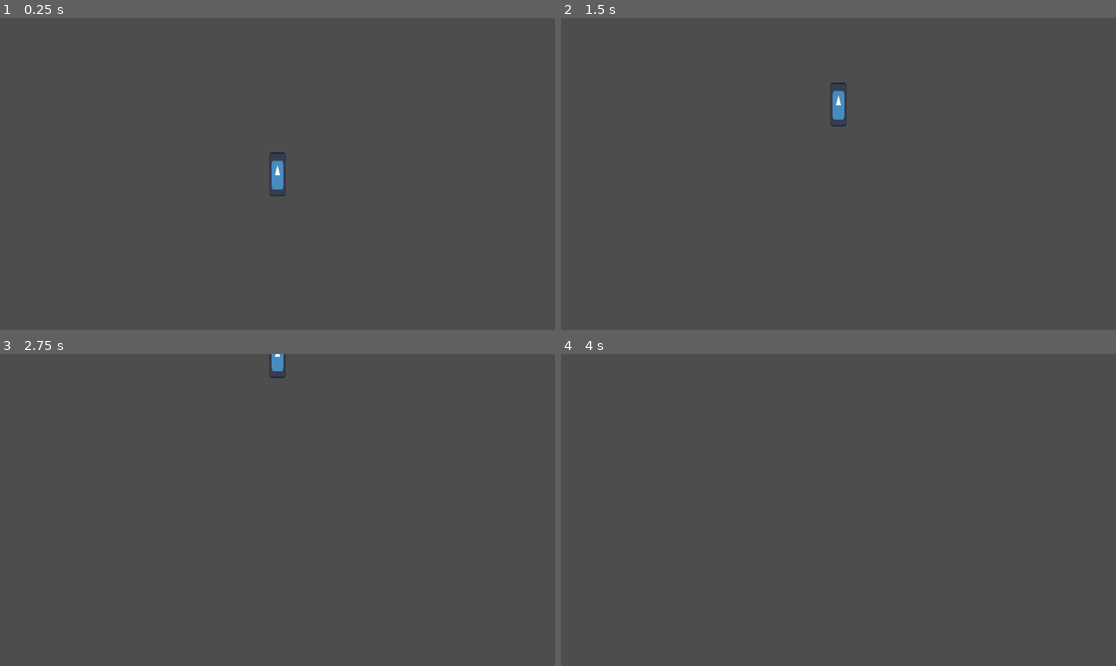
Above: before the commit, frames 1-4 (two rows, left to right).
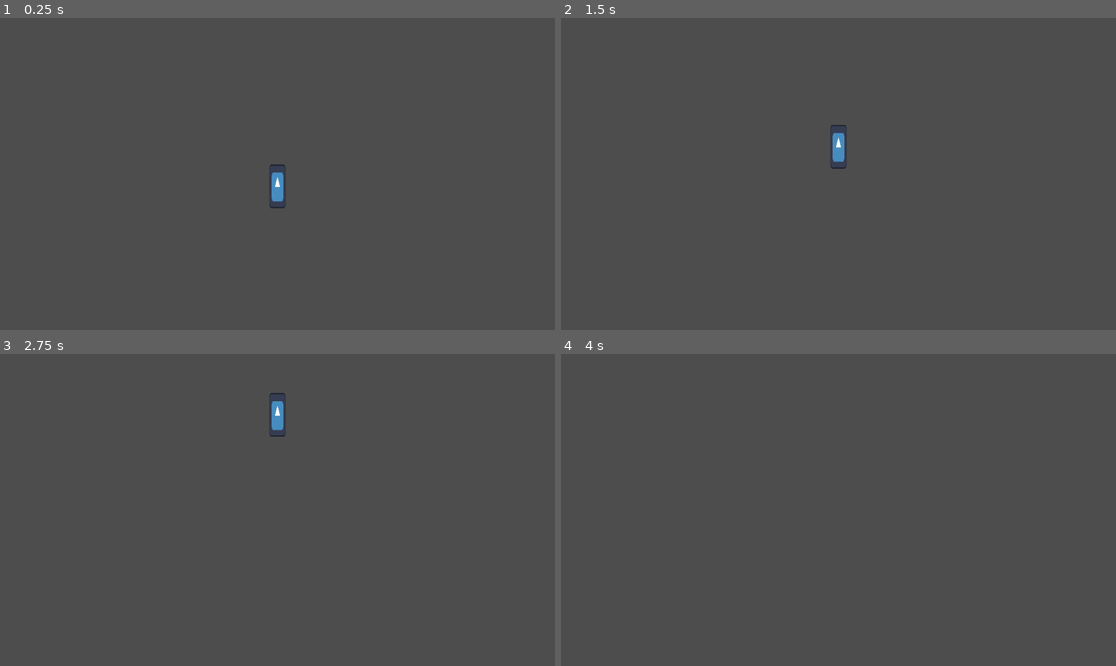
Above: after the commit, the same moments.

Repository: ThomasCoasters/4V-4H-coding-assignment-2
Game: Godot game, scene res://test.tscn
The game is run twice, just before and just after one commit, with the same random seed, the same clock (stepped at 60 frames per second) and the same inputs. The engine's default icon, where the game draws it, is replaced by a stand-in: a white triangle on a blue panel in a dark square.
Inputs:
- Up to frame 1 (0.25 s): no input
- Up to frame 2 (1.5 s): tap Z (jump) at 0.6, 0.77, 1.07, 1.35 s
- Up to frame 3 (2.75 s): tap Z (jump) at 1.52, 1.82, 2.1 s
- Up to frame 4 (4 s): tap Z (jump) at 2.85, 3.02, 3.32, 3.6, 3.77 s

The runs differ from the first frame. In frame 1, 0.2% of the frame differs, in the area x 48-52%, y 42-62%; in frame 2, 0.5%, in the area x 48-52%, y 20-49%; in frame 3, 0.4%; in frame 4, nothing differs.

Commit message:
better jumping

Diff:
--- a/zoteboat/assets/player/player_controller.gd
+++ b/zoteboat/assets/player/player_controller.gd
@@ -1,35 +1,45 @@
 extends CharacterBody2D
 
-const gravity := 5;
+const gravity := 12;
 
 var gravity_multiplier := 0.0
 
 
 var is_jumping = false
+@export var jump_timer: Timer
 
 func _physics_process(_delta: float) -> void:
+
+
+
+#region jumping
 	if Input.is_action_just_pressed("jump"):
-		velocity = Vector2(0, -300)
+		velocity = Vector2(0, -350)
 		is_jumping = true
+		jump_timer.start()
+
 	if Input.is_action_just_released("jump"):
 		is_jumping = false
 
 	if is_jumping:
-		gravity_multiplier = 0.7
-
-		if velocity.y >= 0:
-			is_jumping = false
+		gravity_multiplier = 0
 
 	else:
-		if velocity.y <= 0:
-			gravity_multiplier = 3
+		if velocity.y <= 100:
+			gravity_multiplier = 2
 		else:
 			gravity_multiplier = 1
 
 	velocity.y += gravity*gravity_multiplier
 
-	velocity.y = clamp(velocity.y, -500, 300)
+	velocity.y = clamp(velocity.y, -500, 450)
+#endregion
+
 
 	move_and_slide()
 
-	print(velocity.y)
+
+
+
+func _on_jump_timer_timeout() -> void:
+	is_jumping = false
--- a/zoteboat/test.tscn
+++ b/zoteboat/test.tscn
@@ -10,8 +10,9 @@
 
 [node name="Camera2D" type="Camera2D" parent="."]
 
-[node name="CharacterBody2D" type="CharacterBody2D" parent="."]
+[node name="CharacterBody2D" type="CharacterBody2D" parent="." node_paths=PackedStringArray("jump_timer")]
 script = ExtResource("1_8uh7m")
+jump_timer = NodePath("timers/jump_timer")
 
 [node name="Sprite2D" type="Sprite2D" parent="CharacterBody2D"]
 position = Vector2(-7.1525574e-07, -11.499998)
@@ -20,3 +21,11 @@
 
 [node name="CollisionShape2D" type="CollisionShape2D" parent="CharacterBody2D"]
 shape = SubResource("RectangleShape2D_mf4mk")
+
+[node name="timers" type="Node" parent="CharacterBody2D"]
+
+[node name="jump_timer" type="Timer" parent="CharacterBody2D/timers"]
+wait_time = 0.7
+one_shot = true
+
+[connection signal="timeout" from="CharacterBody2D/timers/jump_timer" to="CharacterBody2D" method="_on_jump_timer_timeout"]
